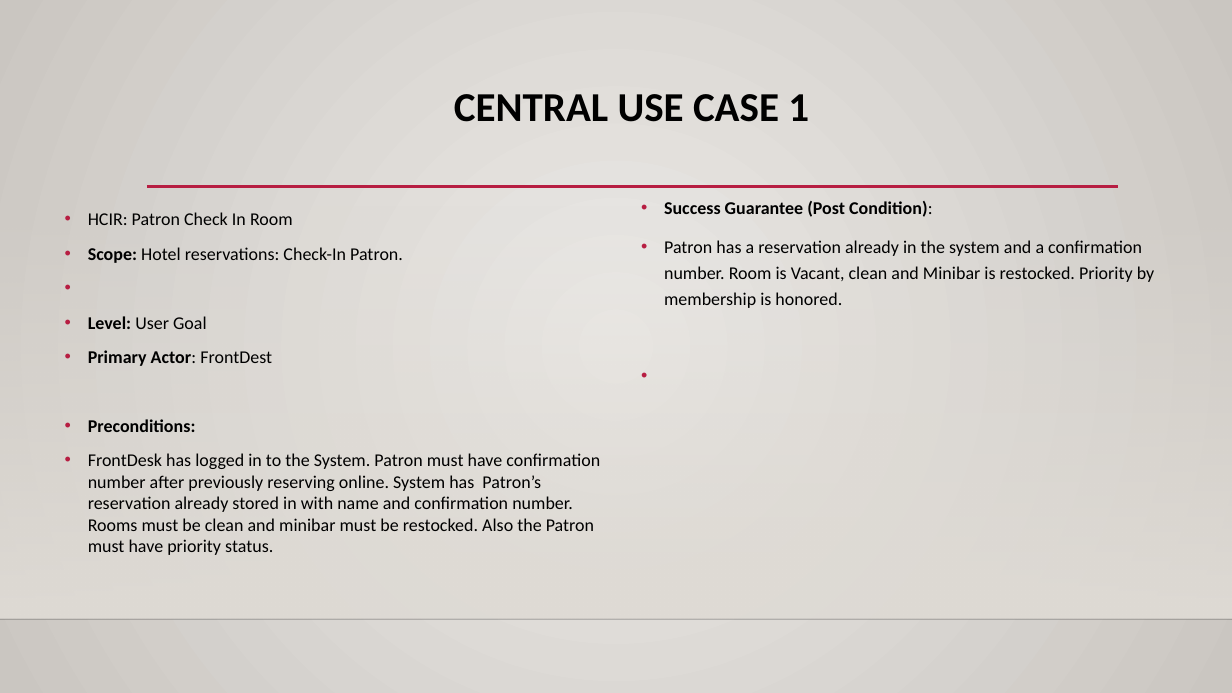
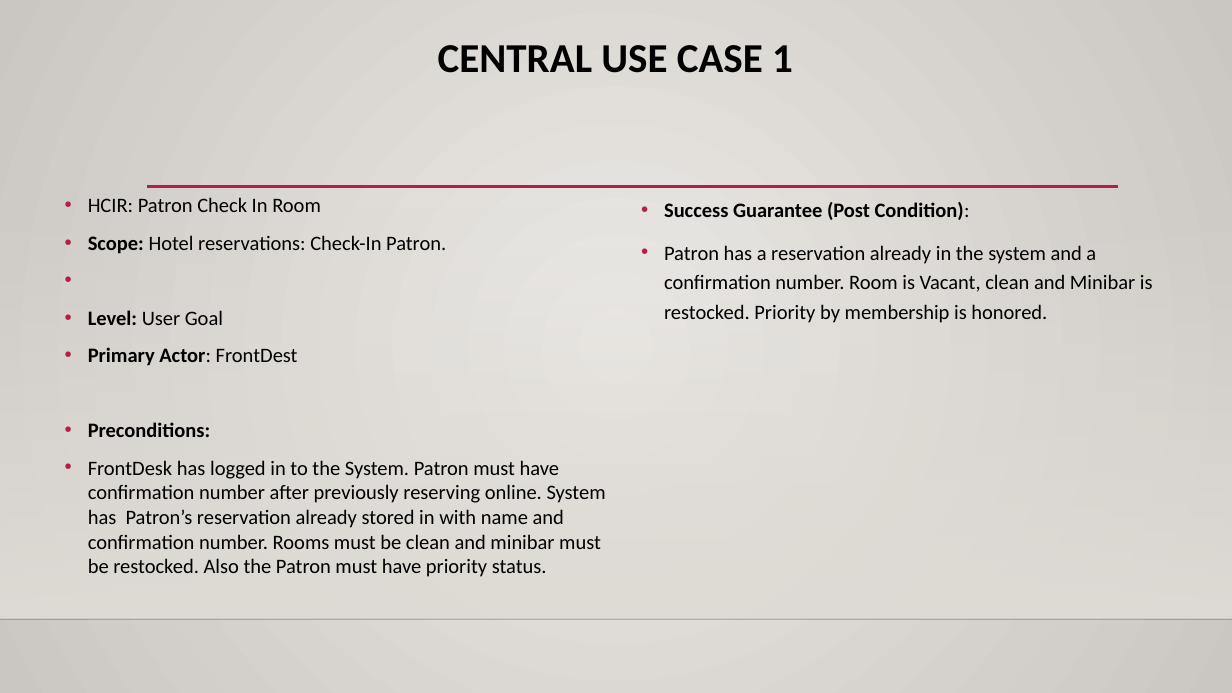
Before and after one commit to nyaundid/Hotel_Management-, a slide deck: slide 5 of Final_Presentation.pptx. Drawn at 1232x693 pixels with LibreOffice and Linux fonts; fonts in the diff are those of the drawing; background and template pictures are left out. Boxes give left, top, right and bottom in pixels: in the first picture for what was removed or moved away, otherwise in the second. Text is boxed around its words. In the diff, an @@ line names an element or a change of style, - is before the commit and + after.

```diff
--- a/Final_Presentation.pptx
+++ b/Final_Presentation.pptx
@@ title "CENTRAL USE CASE 1": place and size @@
-title "CENTRAL USE CASE 1" at box(454, 94, 809, 122)
+title "CENTRAL USE CASE 1" at box(438, 45, 793, 73)
@@ text "HCIR: Patron Check In Room" at box(88, 197, 606, 577): size 14 to 16 pt @@
@@ text "HCIR: Patron Check In Room": place and size @@
-text "HCIR: Patron Check In Room" at box(88, 212, 600, 555)
+text "HCIR: Patron Check In Room" at box(88, 197, 606, 577)
@@ text "Success Guarantee (Post Condition):" at box(664, 202, 1153, 323): size 14 to 16 pt @@
```
Also in this commit, not shown: 5 other slides changed.
